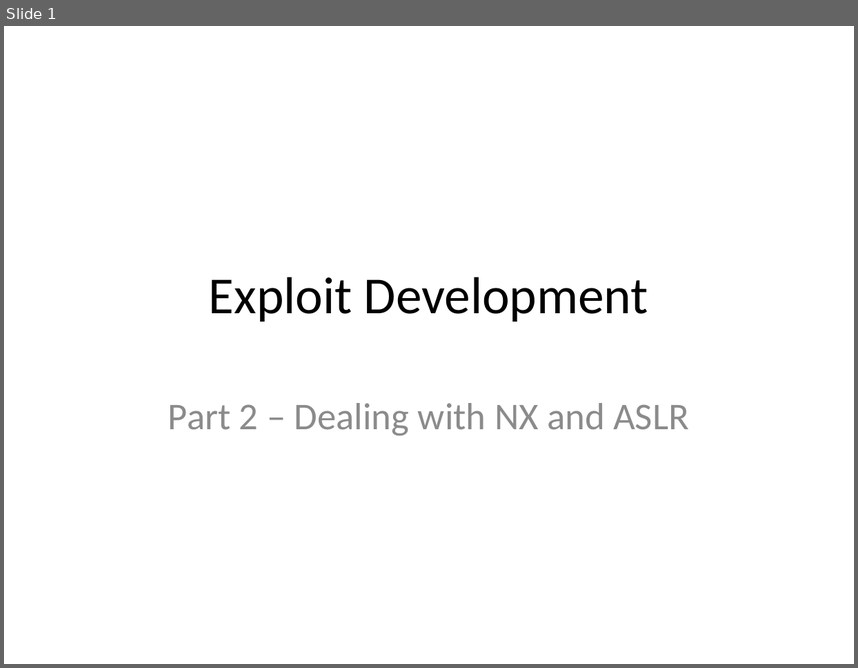
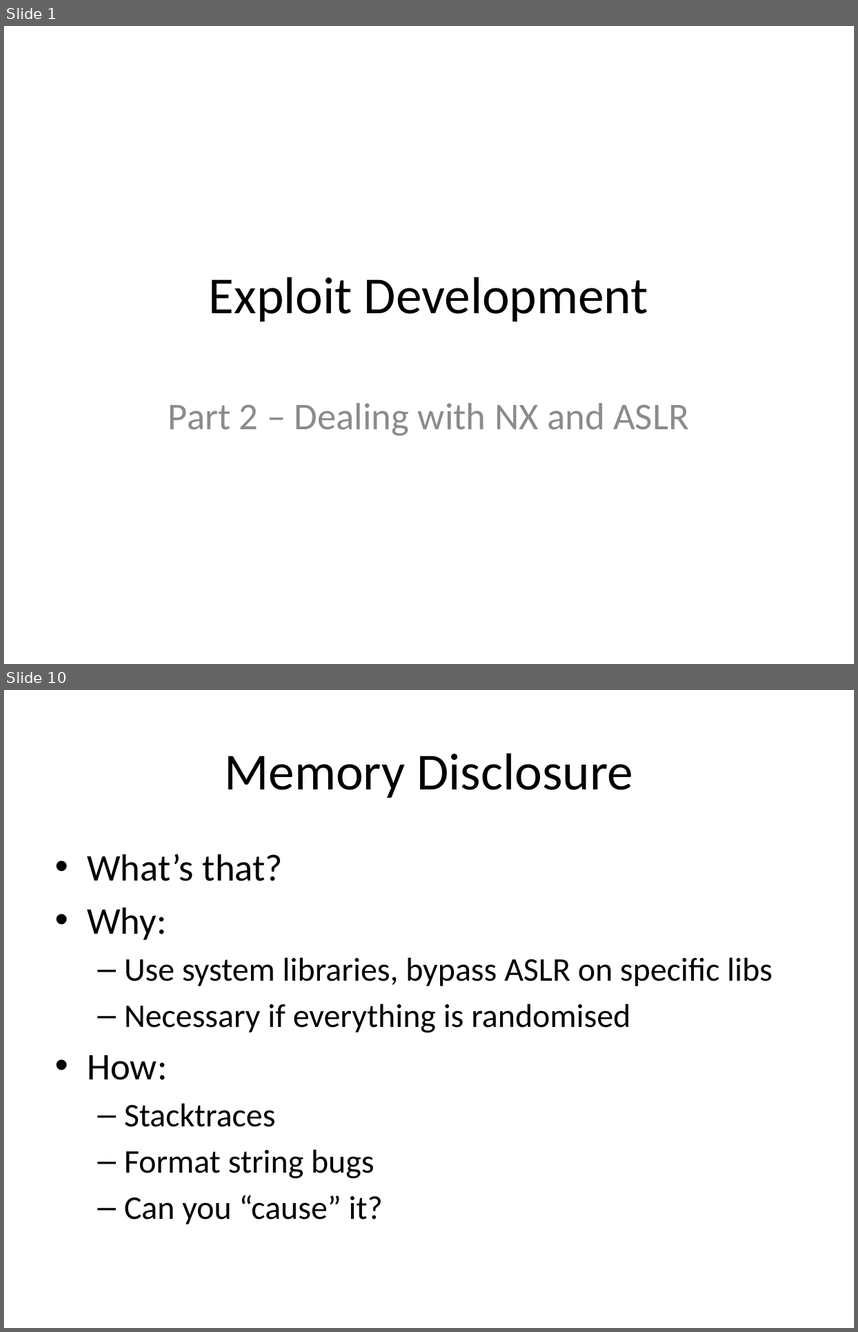
Before and after one commit to m0t/liatioan, a slide deck: slides-2.pptx. Shown one above the other, each under a label of ours: slide 1 before the commit, slides 1 and 10 after it; the slides between them are not shown. The pictures are 858x668 and 858x1332 pixels, drawn with LibreOffice and Linux fonts; fonts in the diff are those of the drawing. Boxes give left, top, right and bottom in pixels: in the first picture for what was removed or moved away, otherwise in the second. Text is boxed around its words. In the diff, an @@ line names an element or a change of style, - is before the commit and + after.

```diff
--- a/slides-2.pptx
+++ b/slides-2.pptx
@@ slide 10 added at (4, 690, 854, 1328), background #FFFFFF @@
@@ title added at (224, 753, 633, 798), 44 pt, text #000000 @@
+Memory Disclosure
@@ text added at (87, 854, 773, 1224), 28 pt, text #000000 @@
+• What’s that?
+• Why:
+  – Use system libraries, bypass ASLR on specific libs
+  – Necessary if everything is randomised
+• How:
+  – Stacktraces
+  – Format string bugs
+  – Can you “cause” it?
```
Also in this commit, not shown: 5 slides changed, 5 other slides added, 2 slides removed.
